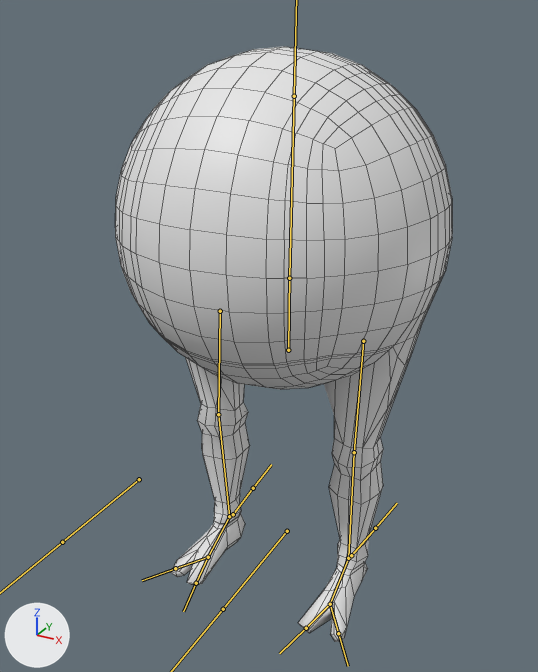
The FBX model Assets/Models/Player.fbx, before and after one commit.
The view is the same before and after, from a 50 mm camera at (1.28, -2.46, 2.34) aimed at (-0.06, -0.03, 1.12). Lighting does not change. The marker at lower left points along +X, +Y and +Z. The bones that bend it are drawn over the model as lines. Mesh edges are drawn as thin lines.
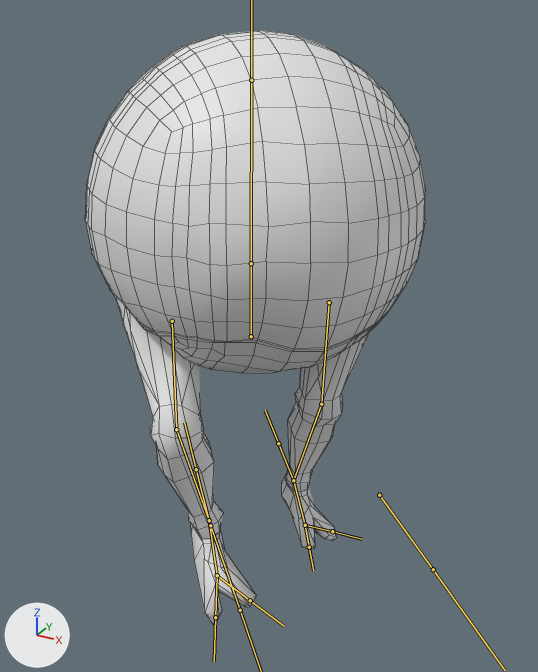
The newer file adds an action. The first version stands in its rest pose; the second is drawn at frame 13 of the action 'Armature|Walk_diag_L'.

Where the change shows, as pixel boxes (x1, y1, x2, y2) in the pictures (538 x 672 px):
'Cube.001', posed
    before: (115, 46, 452, 642)
    after: (85, 30, 425, 625)
bone 'Hips', root to tip
    before: (288, 350) to (289, 273)
    after: (251, 336) to (251, 259)
bone 'Upper Leg.L', root to tip
    before: (363, 341) to (354, 452)
    after: (329, 302) to (321, 404)
bone 'Lower Leg.L', root to tip
    before: (354, 452) to (348, 558)
    after: (321, 404) to (293, 480)
bone 'Foot.L', root to tip
    before: (348, 558) to (330, 604)
    after: (293, 480) to (305, 525)
bone 'Right Toe.L', root to tip
    before: (330, 604) to (306, 628)
    after: (305, 525) to (309, 547)
bone 'Left Toe.L', root to tip
    before: (330, 604) to (338, 633)
    after: (305, 525) to (332, 531)
bone 'Spine', root to tip
    before: (289, 278) to (294, 96)
    after: (251, 263) to (251, 80)
bone 'Upper Leg.R', root to tip
    before: (220, 311) to (218, 414)
    after: (172, 321) to (176, 429)
bone 'Lower Leg.R', root to tip
    before: (218, 414) to (229, 516)
    after: (176, 429) to (209, 520)
bone 'Foot.R', root to tip
    before: (229, 516) to (208, 557)
    after: (209, 520) to (217, 575)
bone 'Right Toe.R', root to tip
    before: (208, 557) to (196, 583)
    after: (217, 575) to (250, 600)
bone 'Left Toe.R', root to tip
    before: (208, 557) to (175, 568)
    after: (217, 575) to (215, 617)
bone 'Leg IK.L', root to tip
    before: (351, 555) to (375, 528)
    after: (293, 480) to (278, 443)
bone 'Leg IK.R', root to tip
    before: (233, 514) to (253, 488)
    after: (209, 520) to (196, 469)

The edits, one by one:
Bone 'Hips' (bone_hips) moves from (0.0, 0.0, 0.0) to (-0.144, 0.054, 0.06).
Bone 'Hips' (bone_hips) turns from (0, 0, 0) to (-1, 45, -1) degrees about its own x, y and z.
Bone 'Upper Leg.L' (bone_upper_leg_l) turns from (0, 0, 0) to (2, -2, -6) degrees about its own x, y and z.
Bone 'Lower Leg.L' (bone_lower_leg_l) turns from (0, 0, 0) to (12, 0, 2) degrees about its own x, y and z.
Bone 'Foot.L' (bone_foot_l) turns from (0, 0, 0) to (-1, 4, 4) degrees about its own x, y and z.
Bone 'Right Toe.L' (bone_right_toe_l) turns from (0, 0, 0) to (23, 4, -3) degrees about its own x, y and z.
Bone 'Left Toe.L' (bone_left_toe_l) turns from (0, 0, 0) to (30, -20, -7) degrees about its own x, y and z.
Bone 'Spine' (bone_spine) turns from (0, 0, 0) to (2, 0, -1) degrees about its own x, y and z.
Bone 'Upper Leg.R' (bone_upper_leg_r) turns from (0, 0, 0) to (8, 5, 56) degrees about its own x, y and z.
Bone 'Lower Leg.R' (bone_lower_leg_r) turns from (0, 0, 0) to (68, 6, -9) degrees about its own x, y and z.
Bone 'Foot.R' (bone_foot_r) turns from (0, 0, 0) to (-16, -13, -1) degrees about its own x, y and z.
Bone 'Right Toe.R' (bone_right_toe_r) turns from (0, 0, 0) to (14, -16, 17) degrees about its own x, y and z.
Bone 'Left Toe.R' (bone_left_toe_r) turns from (0, 0, 0) to (-2, 1, 23) degrees about its own x, y and z.
Bone 'Leg IK.L' (bone_leg_ik_l) moves from (0.0, 0.0, 0.0) to (-0.447, 0.214, 0.112).
Bone 'Leg IK.L' (bone_leg_ik_l) turns from (0, 0, 0) to (20, -2, 52) degrees about its own x, y and z.
Bone 'Leg IK.R' (bone_leg_ik_r) moves from (0.0, 0.0, 0.0) to (0.127, -0.473, 0.332).
Bone 'Leg IK.R' (bone_leg_ik_r) turns from (0, 0, 0) to (29, 0, 42) degrees about its own x, y and z.
